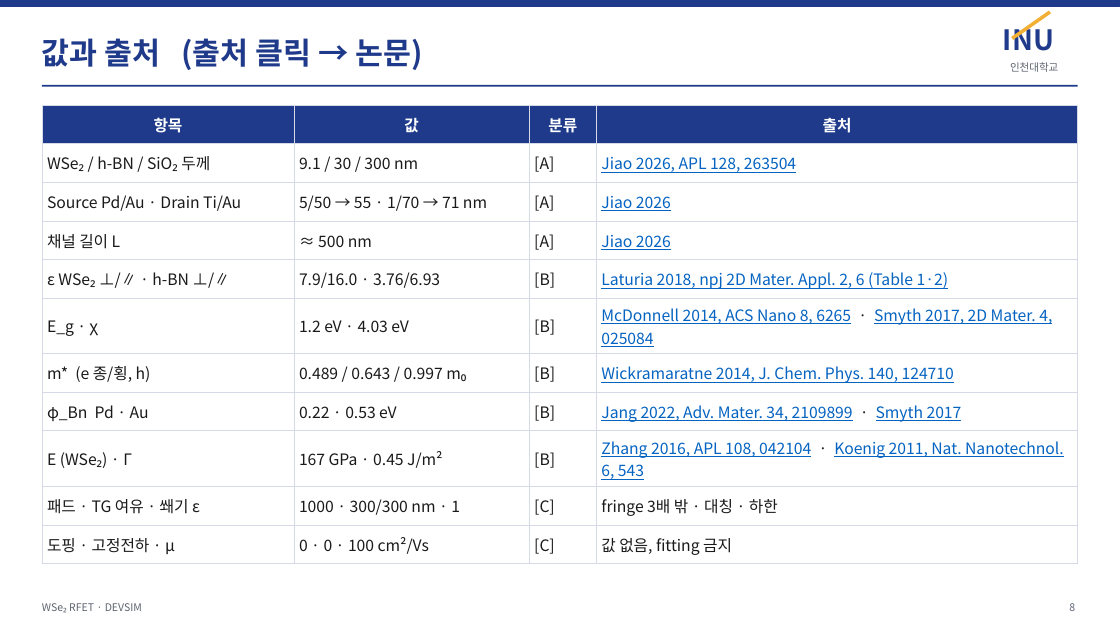
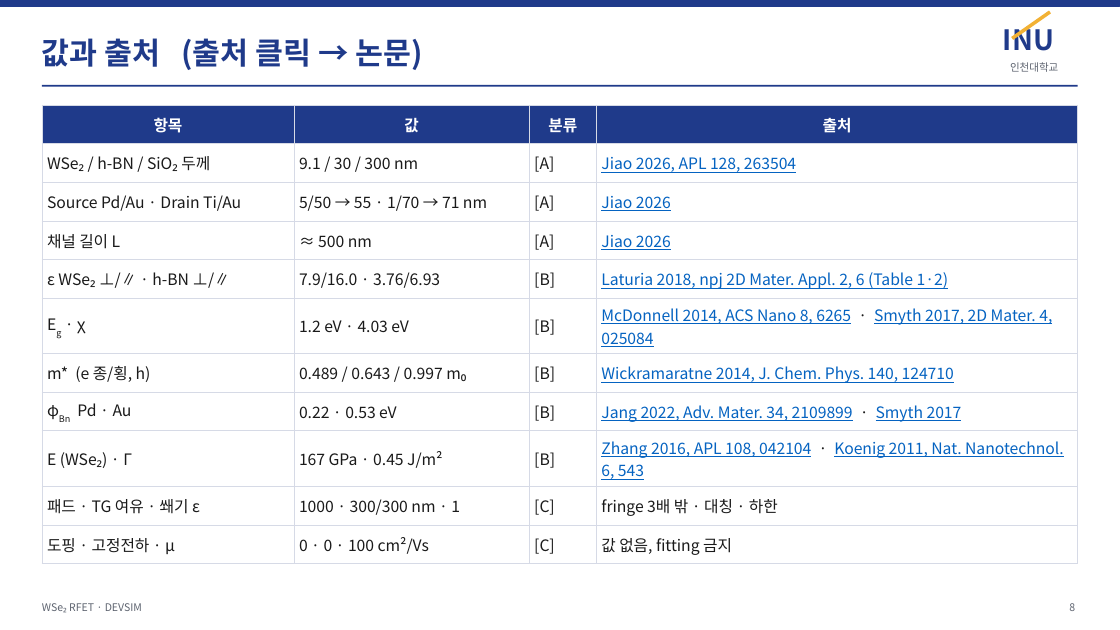
Before and after one commit to jiseonyang-9070/rfet, a slide deck: slide 8 of slides/RFET_progress_INU.pptx. Drawn at 1120x630 pixels with LibreOffice and Linux fonts; fonts in the diff are those of the drawing. Boxes give left, top, right and bottom in pixels: in the first picture for what was removed or moved away, otherwise in the second. Text is boxed around its words. In the diff, an @@ line names an element or a change of style, - is before the commit and + after.

```diff
--- a/slides/RFET_progress_INU.pptx
+++ b/slides/RFET_progress_INU.pptx
@@ table at (x1=42, y1=105, x2=1078, y2=559) @@
-row 6, column 1: E_g · χ
+row 6, column 1: Eg · χ
-row 8, column 1: φ_Bn Pd · Au
+row 8, column 1: φBn Pd · Au
```
Also in this commit, not shown: 8 other slides changed, 1 other file.
